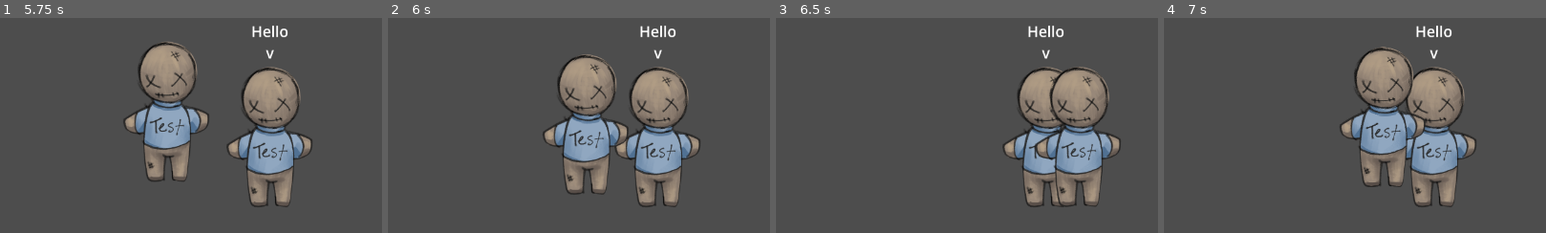
Above: before the commit, frames 1-4 (left to right).
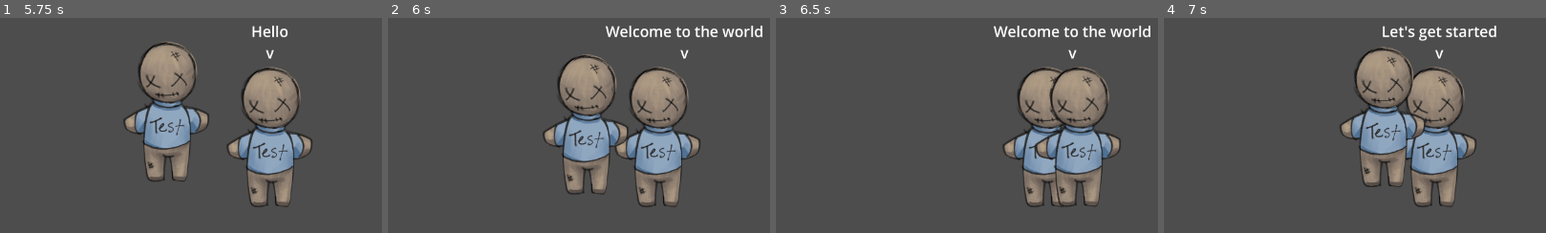
Above: after the commit, the same moments.

Repository: straysailor/toybox-gamejam-2025
Game: Godot game, scene res://scenes/main_menu.tscn
Two runs of this game, one before a commit and one after it. Both use one fixed random seed, a clock stepped at 60 frames per second and the inputs below.
Inputs:
- Up to frame 1 (5.75 s): click "Start" at 0.5 s; tap Enter (ui_accept) at 1.25, 1.52, 2.27, 3.77, 4.52, 5.27 s; hold W (interact) 1.28-2.03 s; hold Right (ui_right) 1.28-2.78 s; tap W (interact) at 2.1, 3.6, 5.1 s; hold Left (ui_left) 2.78-3.53 s; hold W (interact) 2.78-3.53 s; hold Right (ui_right) 3.53-5.03 s; hold W (interact) 4.28-5.03 s; hold Left (ui_left) from 5.03 s (still down)
- Up to frame 2 (6 s): release Left (ui_left) at 5.78 s; hold Right (ui_right) from 5.78 s (still down); hold W (interact) from 5.78 s (still down)
- Up to frame 3 (6.5 s): keep holding Right (ui_right); keep holding W (interact)
- Up to frame 4 (7 s): release Right (ui_right) at 6.53 s; release W (interact) at 6.53 s; hold Left (ui_left) from 6.53 s (still down); tap W (interact) at 6.6 s; tap Enter (ui_accept) at 6.77 s
The pictures show only the part of the screen within x 36-86%, y 40-90%; the shares and areas given below are measured in that part.

Frame 1 is identical in both runs. In frame 2, 1.2% of the frame differs, in the area x 57-98%, y 3-20%; in frame 3, 1.2%; in frame 4, 0.9%.

Commit message:
Began developing graph-like dialogue system.

Diff:
--- a/resources/dialogue_choice.gd
+++ /dev/null
@@ -1,5 +0,0 @@
-class_name DialogueChoice
-extends Resource
-
-@export var choices : String
-@export var next_dialogue : String
--- a/resources/dialogue_data.gd
+++ b/resources/dialogue_data.gd
@@ -1,6 +1,29 @@
 class_name DialogueData
 extends Resource
 
+@export var id: String
 @export var npc_name : String
-@export var dialogue_lines : Array[String]
-@export var choices : Array[DialogueChoice]
+@export var tracker : int = 0
+@export var dialogue_lines : Array = ["Hello"]
+@export var quest : QuestData
+@export var next_quest: Array
+
+func _init(id:String, npc_name:String, lines:Array, quest:QuestData) -> void:
+	id=id
+	npc_name=npc_name
+	dialogue_lines=lines
+	quest=quest
+
+func next_dialogue()->String:
+	var next = dialogue_lines[tracker]
+	if tracker < len(dialogue_lines) - 1:
+		tracker = tracker + 1
+	return next
+
+func check_fulfilled()->void:
+	if quest.check_complete():
+		pass
+		## Load next dialogue somewhere accessible
+	else:
+		pass
+		## Load alternative dialogue
--- /dev/null
+++ b/resources/quest_data.gd
@@ -0,0 +1,12 @@
+class_name QuestData
+extends Resource
+
+@export var quest_name : String
+@export var quest_type : String
+@export var objective: String
+@export var number: int
+
+func check_complete() -> bool:
+	if GameManager.inventory.check_for_item(objective) == number:
+		return true
+	return false
--- a/scenes/main_menu.tscn
+++ b/scenes/main_menu.tscn
@@ -33,4 +33,5 @@
 theme_override_font_sizes/font_size = 40
 text = "Start"
 
+[connection signal="ready" from="." to="." method="_on_ready"]
 [connection signal="pressed" from="VBoxContainer/StartGame" to="." method="_on_start_pressed"]
--- a/scenes/npc.tscn
+++ b/scenes/npc.tscn
@@ -1,7 +1,7 @@
 [gd_scene load_steps=12 format=3 uid="uid://bxv3ppyoe5ikc"]
 
 [ext_resource type="Texture2D" uid="uid://hsuoqaru7h6q" path="res://assets/TestDummy1.png" id="1_abqhh"]
-[ext_resource type="Script" uid="uid://dnigwnhv7w4i0" path="res://scripts/detect_player.gd" id="2_rv78h"]
+[ext_resource type="Script" uid="uid://dnigwnhv7w4i0" path="res://scripts/npc.gd" id="2_rv78h"]
 
 [sub_resource type="RectangleShape2D" id="RectangleShape2D_hwkja"]
 size = Vector2(620, 479)
@@ -110,5 +110,5 @@
 animation = &"hop"
 frame_progress = 0.12804501
 
-[connection signal="body_entered" from="Area2D" to="Area2D" method="_on_body_entered"]
-[connection signal="body_exited" from="Area2D" to="Area2D" method="_on_body_exited"]
+[connection signal="body_entered" from="Area2D" to="." method="_on_interact_area_entered"]
+[connection signal="body_exited" from="Area2D" to="." method="_on_interact_area_exited"]
--- a/scenes/room_1.tscn
+++ b/scenes/room_1.tscn
@@ -1,7 +1,6 @@
-[gd_scene load_steps=5 format=3 uid="uid://bsx62olbmpdge"]
+[gd_scene load_steps=4 format=3 uid="uid://bsx62olbmpdge"]
 
 [ext_resource type="PackedScene" uid="uid://ckudr8chj1kgo" path="res://scenes/player.tscn" id="1_vu5en"]
-[ext_resource type="Script" uid="uid://dtuu2sjmyewwm" path="res://scripts/player_input.gd" id="2_vu5en"]
 [ext_resource type="PackedScene" uid="uid://bxv3ppyoe5ikc" path="res://scenes/npc.tscn" id="4_irjyx"]
 [ext_resource type="PackedScene" uid="uid://dqxg0i0inl20q" path="res://scenes/room_layout.tscn" id="4_xhekj"]
 
@@ -9,10 +8,10 @@
 
 [node name="Player" parent="." instance=ExtResource("1_vu5en")]
 position = Vector2(384, 204)
-script = ExtResource("2_vu5en")
 
 [node name="NPC" parent="." instance=ExtResource("4_irjyx")]
 position = Vector2(1815, 273)
+char_name = "evil"
 
 [node name="RoomLayout" parent="." instance=ExtResource("4_xhekj")]
 room_name = "Kids Room"
--- a/scripts/detect_player.gd
+++ /dev/null
@@ -1,21 +0,0 @@
-extends Area2D
-@onready var indicator = $"../InteractIndicator/AnimationPlayer"
-@onready var text = $"../InteractIndicator"
-var player_in_range = false
-var text_default = "Speak\nv"
-func _on_body_entered(body: Node2D) -> void:
-	if body.name == "Player":
-		player_in_range = true
-		indicator.play("fade_text")
-
-func _on_body_exited(body: Node2D) -> void:
-	if body.name == "Player":
-		text.text = text_default
-		player_in_range = false
-		indicator.stop(false)
-
-func _input(event: InputEvent) -> void:
-	if player_in_range and event.is_action_pressed("interact"):
-		indicator.stop(false)
-		text.label_settings.font_color = Color(255.0, 255.0, 255.0, 1.0)
-		text.text = "Hello\nv"
--- a/scripts/dialogue_manager.gd
+++ b/scripts/dialogue_manager.gd
@@ -1,11 +1,47 @@
 extends Node
 
+var quests = []
+var evil_dialogue_data = [
+	{"id":"first_evil_quest",
+	"char":"evil",
+	"lines":["Hello", "Welcome to the world", "Let's get started"],
+	"quest":"First Evil Quest",
+	"options": ["second_evil_quest","first_failed_evil_quest"]
+	},
+	{"id":"second_evil_quest",
+	"char":"evil",
+	"lines":["Nice going", "Let's get to our second quest", "Here's the plan:"],
+	"quest":"Second Evil Quest",
+	"options": []
+	},
+	{"id":"first_failed_evil_quest",
+	"char":"evil",
+	"lines":["I see you didn't care for my first offer", "Don't worry, we can fix that", "Next quest"],
+	"quest":"First Quest",
+	"options": []
+	}
+]
 
-# Called when the node enters the scene tree for the first time.
-func _ready() -> void:
-	pass # Replace with function body.
+var current_evil_dialogue : DialogueData = DialogueData.new("null","evil",[],QuestData.new())
+var current_good_dialogue : DialogueData = DialogueData.new("null","evil",[],QuestData.new())
 
+func create_dialogue(dialogue:Dictionary, dialogue_data:Array)->DialogueData:
+	var new_dialogue = DialogueData.new(dialogue.get("id"), dialogue.get("char"), dialogue.get("lines"), QuestData.new())
+	var next_options = []
+	for option in dialogue.get("options"):
+		for d in dialogue_data:
+			if d.get("id") == option:
+				next_options.append(create_dialogue(d, dialogue_data))
+	new_dialogue.next_quest = next_options
+	return new_dialogue
 
-# Called every frame. 'delta' is the elapsed time since the previous frame.
-func _process(delta: float) -> void:
-	pass
+func set_up_dialogue():
+	current_evil_dialogue = create_dialogue(evil_dialogue_data[0], evil_dialogue_data)
+	print("The current dialogue:", current_evil_dialogue)
+	print("The lines: ", current_evil_dialogue.dialogue_lines)
+	print("Next quest: ",current_evil_dialogue.next_quest)
+
+func get_dialogue(character_name:String) -> DialogueData:
+	if character_name == "evil":
+		return current_evil_dialogue
+	return null
--- a/scripts/game_manager.gd
+++ b/scripts/game_manager.gd
@@ -1,3 +1,22 @@
 extends Node
 
 var inventory: Inventory = Inventory.new()
+var player: PlayerVars = PlayerVars.new()
+
+#func add_player_objective(objective_name)->void:
+	#player.in_progress_objectives.append(objective_name)
+#
+#func complete_objective(objective_name)->void:
+	#player.completed_objective.append(objective_name)
+#
+#func check_if_complete(char_name, objective)->bool:
+	#var conds = DialogueManager.get(char_name).get(objective).get("conditions")
+	#var type = conds.get("type")
+	#if type == "fetch":
+		#var found_item = inventory.check_for_item(conds.get("name"))
+		#if found_item and found_item == conds.get("complete_condition"):
+			#return true
+	#return false
+#
+#func quest_started(objective)->bool:
+	#if player.star
--- a/scripts/main_menu.gd
+++ b/scripts/main_menu.gd
@@ -4,3 +4,7 @@
 func _on_start_pressed() -> void:
 	Global.next_scene = "res://scenes/room_1.tscn"
 	get_tree().change_scene_to_packed(Global.loading_screen)
+
+
+func _on_ready() -> void:
+	DialogueManager.set_up_dialogue()
--- /dev/null
+++ b/scripts/npc.gd
@@ -0,0 +1,37 @@
+class_name NPC
+extends Node2D
+
+@export var char_name : String
+
+@onready var indicator = $InteractIndicator/AnimationPlayer
+@onready var text = $InteractIndicator
+
+var player_in_range = false
+var text_default = "Speak\nv"
+var next_text = ""
+var dialogue = null
+
+func _ready() -> void:
+	dialogue = DialogueManager.get_dialogue(char_name)
+	next_text = dialogue.next_dialogue()
+
+func _on_interact_area_entered(body: Node2D) -> void:
+	if body.name == "Player":
+		player_in_range = true
+		indicator.play("fade_text")
+
+func _on_interact_area_exited(body: Node2D) -> void:
+	if body.name == "Player":
+		text.text = text_default
+		player_in_range = false
+		indicator.stop(false)
+
+func _input(event: InputEvent) -> void:
+	if player_in_range and event.is_action_pressed("interact"):
+		indicator.stop(false)
+		text.label_settings.font_color = Color(255.0, 255.0, 255.0, 1.0)
+		text.text = next_text + "\nv"
+		handle_dialogue()
+
+func handle_dialogue() -> void:
+	next_text = dialogue.next_dialogue()
--- a/scripts/player.gd
+++ b/scripts/player.gd
@@ -1 +1,5 @@
-extends CharacterBody2D
+class_name PlayerVars
+
+@export var in_progress_objectives : Array
+@export var completed_objectives : Array
+@export var health: int
Not shown, removed: resources/dialogue_choice.gd.uid
Not shown, added: resources/quest_data.gd.uid
Not shown: 1 places in scenes/npc.tscn that only renumber resources
Renamed: scripts/detect_player.gd.uid -> scripts/npc.gd.uid
